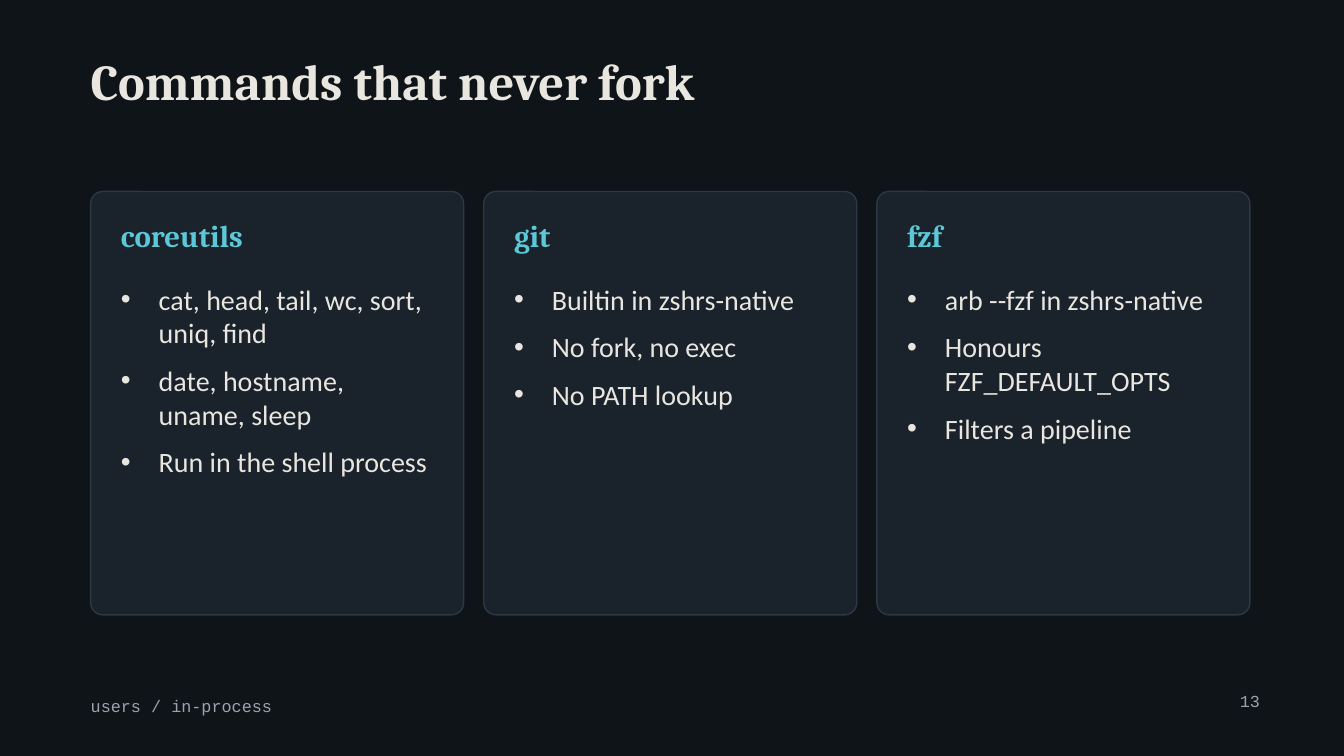
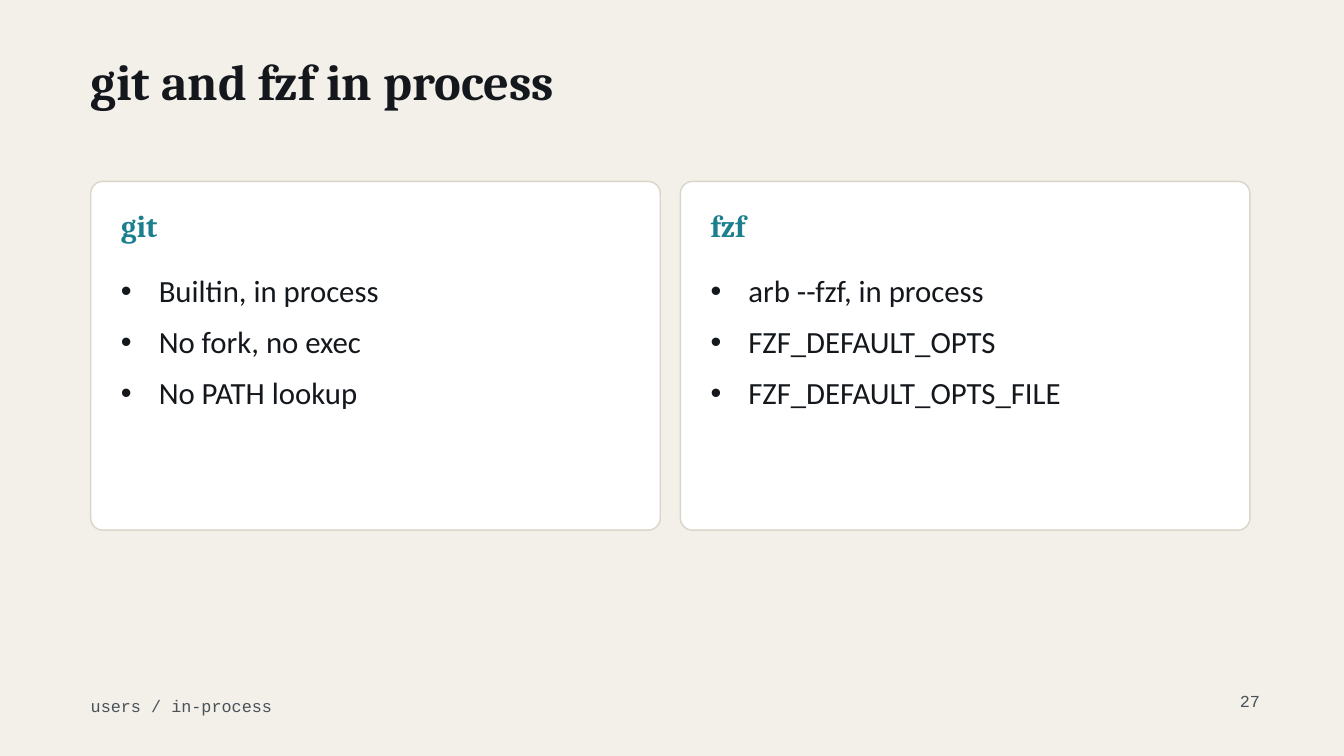
Before and after one commit to MenkeTechnologies/zshrs, a slide deck: slide 27 of docs/talk-users.pptx (slide 13 before the commit). Drawn at 1344x756 pixels with LibreOffice and Linux fonts; fonts in the diff are those of the drawing; background and template pictures are left out. Boxes give left, top, right and bottom in pixels: in the first picture for what was removed or moved away, otherwise in the second. Text is boxed around its words. In the diff, an @@ line names an element or a change of style, - is before the commit and + after.

```diff
--- a/docs/talk-users.pptx
+++ b/docs/talk-users.pptx
@@ background #0F1419 to #F2F0E9 @@
@@ title at <box>91,64,554,111</box>: text changed; text colour #E8E6DF to #14181D @@
-Commands that never fork
+git and fzf in process
@@ rounded rectangle removed at <box>91,192,464,615</box> @@
@@ rounded rectangle added at <box>91,181,660,530</box>, fill #FFFFFF, outline #D9D5C8 1 pt @@
@@ text "git" at <box>121,215,157,244</box>: text colour #5CC8D7 to #1B7F8E @@
@@ text "git": place and size @@
-text "git" at <box>514,225,550,254</box>
+text "git" at <box>121,215,157,244</box>
@@ rounded rectangle removed at <box>484,192,857,615</box> @@
@@ rounded rectangle added at <box>681,181,1250,530</box>, fill #FFFFFF, outline #D9D5C8 1 pt @@
@@ text "fzf": place and size @@
-text "fzf" at <box>907,225,942,247</box>
+text "fzf" at <box>711,215,746,237</box>
@@ text "fzf" at <box>711,215,746,237</box>: text colour #5CC8D7 to #1B7F8E @@
@@ rounded rectangle removed at <box>877,192,1250,615</box> @@
@@ text removed at <box>121,225,243,247</box> @@
-coreutils
@@ text "Builtin, in process": place and size @@
-text "Builtin, in process" at <box>552,290,794,410</box>
+text "Builtin, in process" at <box>159,280,379,409</box>
@@ text at <box>159,280,379,307</box>: text changed; size 20 to 22 pt; text colour #E8E6DF to #14181D @@
-• Builtin in zshrs-native
+• Builtin, in process
@@ text removed at <box>159,290,427,477</box> @@
-• cat, head, tail, wc, sort, uniq, find
-• date, hostname, uname, sleep
-• Run in the shell process
@@ text at <box>748,280,1060,408</box>: text changed; size 20 to 22 pt; text colour #E8E6DF to #14181D @@
-• arb --fzf in zshrs-native
-• Honours FZF_DEFAULT_OPTS
-• Filters a pipeline
+• arb --fzf, in process
+• FZF_DEFAULT_OPTS
+• FZF_DEFAULT_OPTS_FILE
@@ text at <box>159,331,361,409</box>: size 20 to 22 pt, text colour #E8E6DF to #14181D in "No fork, no exec", "No PATH lookup" @@
@@ text "users / in-process" at <box>91,700,272,716</box>: text colour #9AA4AE to #4A5158 @@
@@ page number at <box>1240,696,1260,707</box>: text changed; text colour #9AA4AE to #4A5158 @@
-13
+27
```
Also in this commit, not shown: 16 other slides changed, 39 slides added, 3 slides removed, 2 other files.
